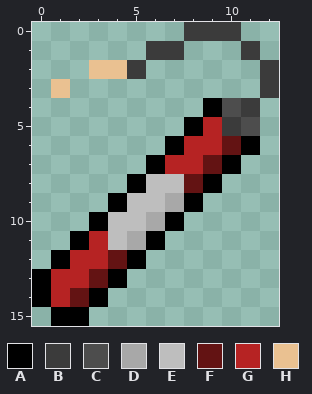
Two states of a pixel-art sprite, Jewelharvest/Assets/Textures/Dynamite.png. Above: the version before the commit.
The file is 13x16 pixels.
Palette (. is transparent): A #000000  B #3b3b3b  C #4d4d4d  D #a8a8a8  E #bebebe  F #631313  G #b62323  H #eac191
Now the later version:
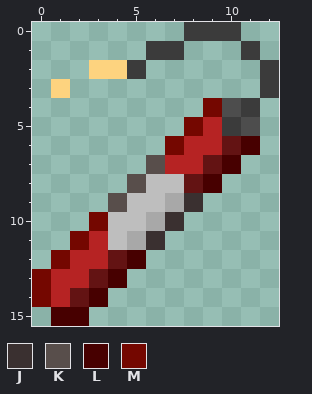
Colours new in this view: J #3a3030  K #584e4b  L #470000  M #740700
The edit:
colour H: #eac191 -> #fdd37f
y 4: x 9 A -> M
y 5: x 8 A -> M
y 6: x 7 A -> M; x 11 A -> L
y 7: x 6 A -> K; x 10 A -> L
y 8: x 5 A -> K; x 9 A -> L
y 9: x 4 A -> K; x 8 A -> J
y 10: x 3 A -> M; x 7 A -> J
y 11: x 2 A -> M; x 6 A -> J
y 12: x 1 A -> M; x 5 A -> L
y 13: x 0 A -> M; x 4 A -> L
y 14: x 0 A -> M; x 3 A -> L
y 15: x 1..2 AA -> LL
Boxes around the changes in both pictures, in picture pixels (x1, y1, x2, y2):
changed: (32, 60, 260, 326)
